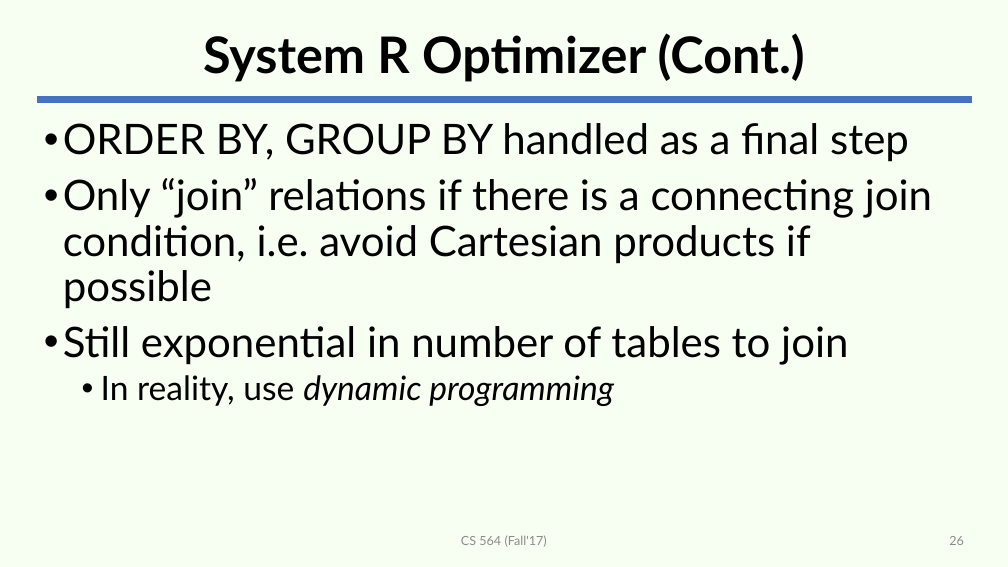
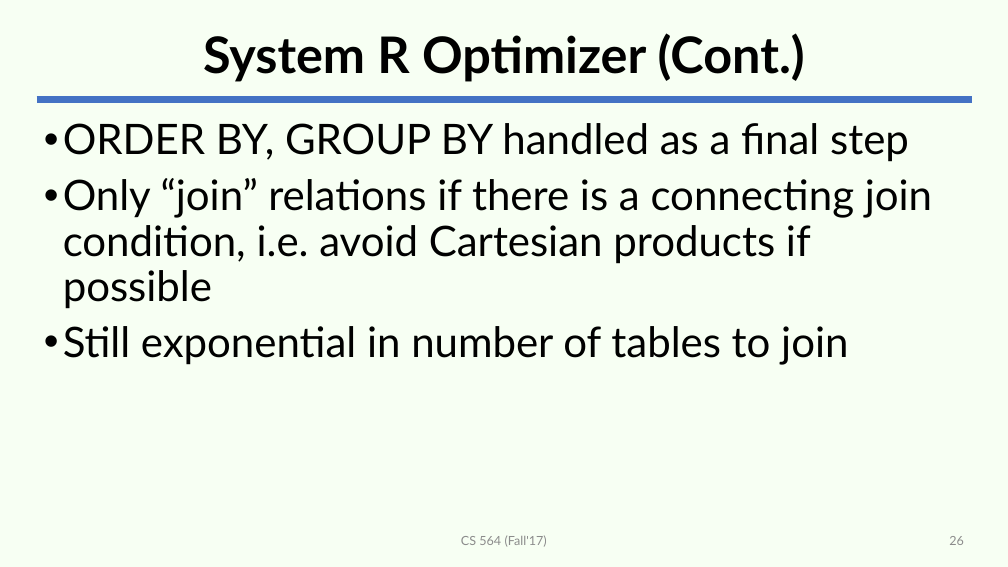
Before and after one commit to adelaneh/adelaneh.github.io, a slide deck: slide 26 of cs564_fall17/slides/lecture25-query-opt.pptx. Drawn at 1008x567 pixels with LibreOffice and Linux fonts; fonts in the diff are those of the drawing. Boxes give left, top, right and bottom in pixels: in the first picture for what was removed or moved away, otherwise in the second. Text is boxed around its words. In the diff, an @@ line names an element or a change of style, - is before the commit and + after.

Commit message:
Commit before class.

```diff
--- a/cs564_fall17/slides/lecture25-query-opt.pptx
+++ b/cs564_fall17/slides/lecture25-query-opt.pptx
@@ text at (101, 375, 614, 406): paragraph removed @@
-  • In reality, use dynamic programming
```
